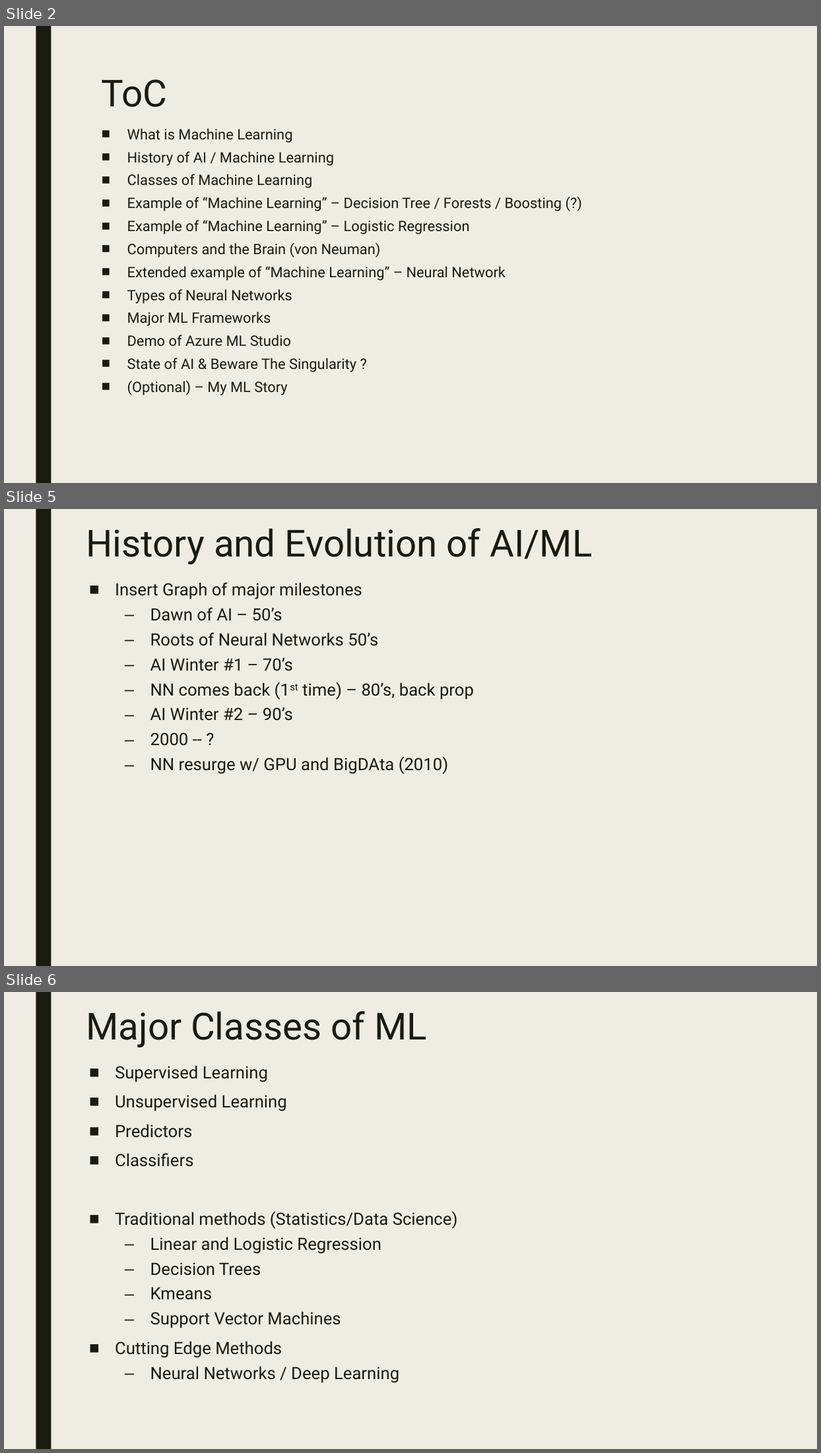
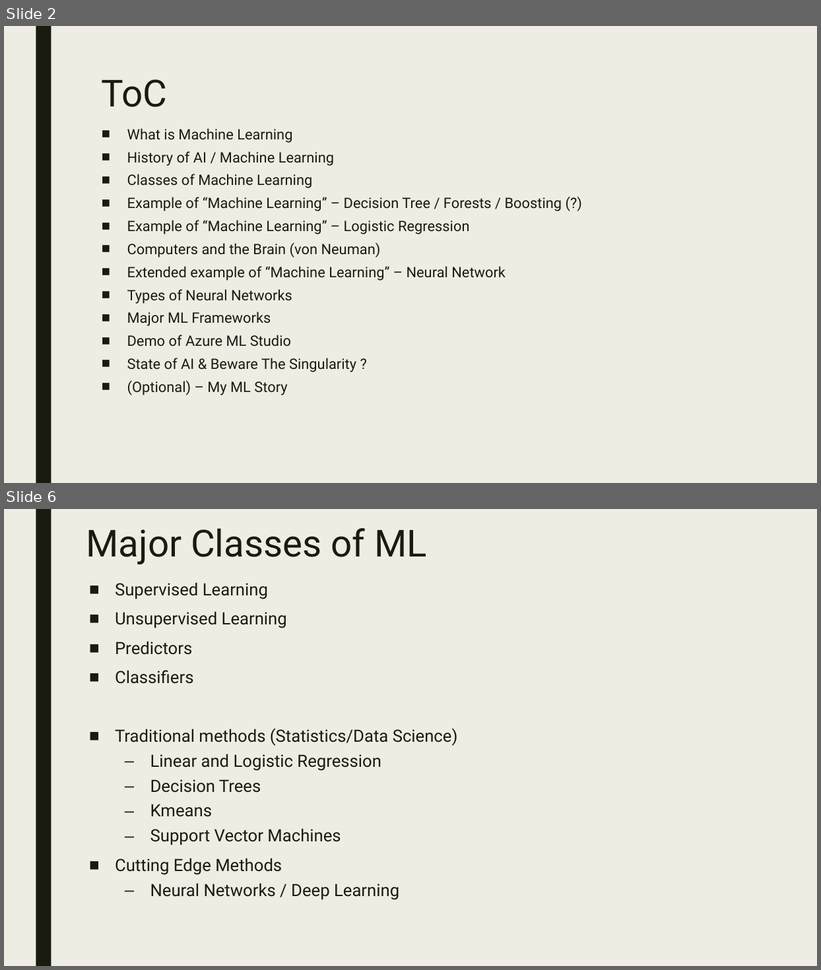
Before and after one commit to dougfoo/machineLearning, a slide deck: talks/MachineLearning101.pptx. Shown one above the other, each under a label of ours: slides 2, 5 and 6 before the commit, slides 2 and 6 after it; the slides between them are not shown. The pictures are 821x1453 and 821x970 pixels, drawn with LibreOffice and Linux fonts; fonts in the diff are those of the drawing. Boxes give left, top, right and bottom in pixels: in the first picture for what was removed or moved away, otherwise in the second. Text is boxed around its words. In the diff, an @@ line names an element or a change of style, - is before the commit and + after.

```diff
--- a/talks/MachineLearning101.pptx
+++ b/talks/MachineLearning101.pptx
@@ slide 5 removed at <box>4,509,817,966</box>, background #EFEDE3; not listed: 1 template element that a slide beside it also shows @@
@@ title removed at <box>86,528,592,564</box> @@
-History and Evolution of AI/ML
@@ text removed at <box>115,582,474,774</box> @@
-■ Insert Graph of major milestones
-  – Dawn of AI – 50’s
-  – Roots of Neural Networks 50’s
-  – AI Winter #1 – 70’s
-  – NN comes back (1st time) – 80’s, back prop
-  – AI Winter #2 – 90’s
-  – 2000 -- ?
-  – NN resurge w/ GPU and BigDAta (2010)
```
Also in this commit, not shown: 1 slide changed, 2 slides added, 1 other slide removed, 7 other files.
